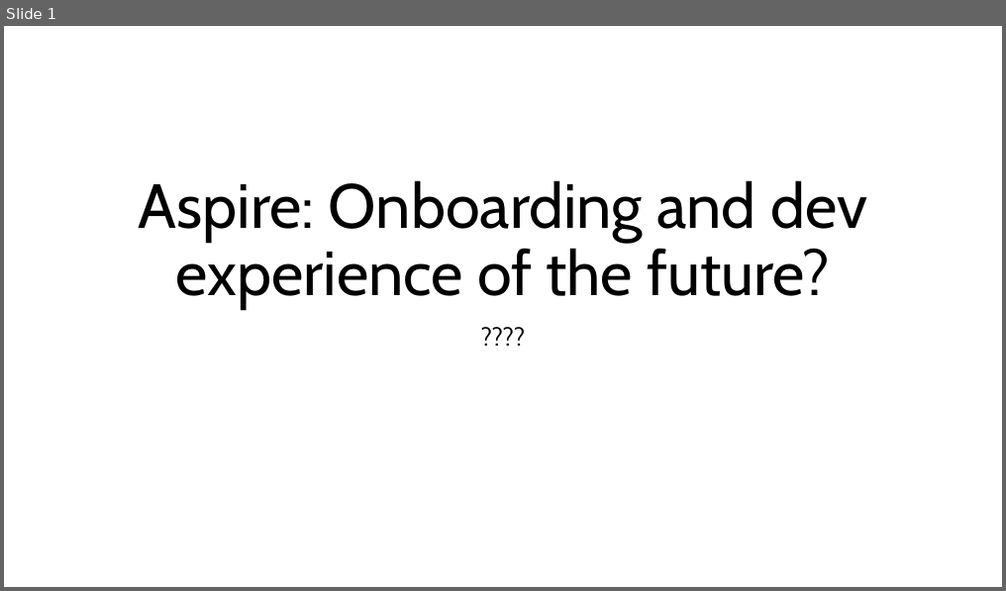
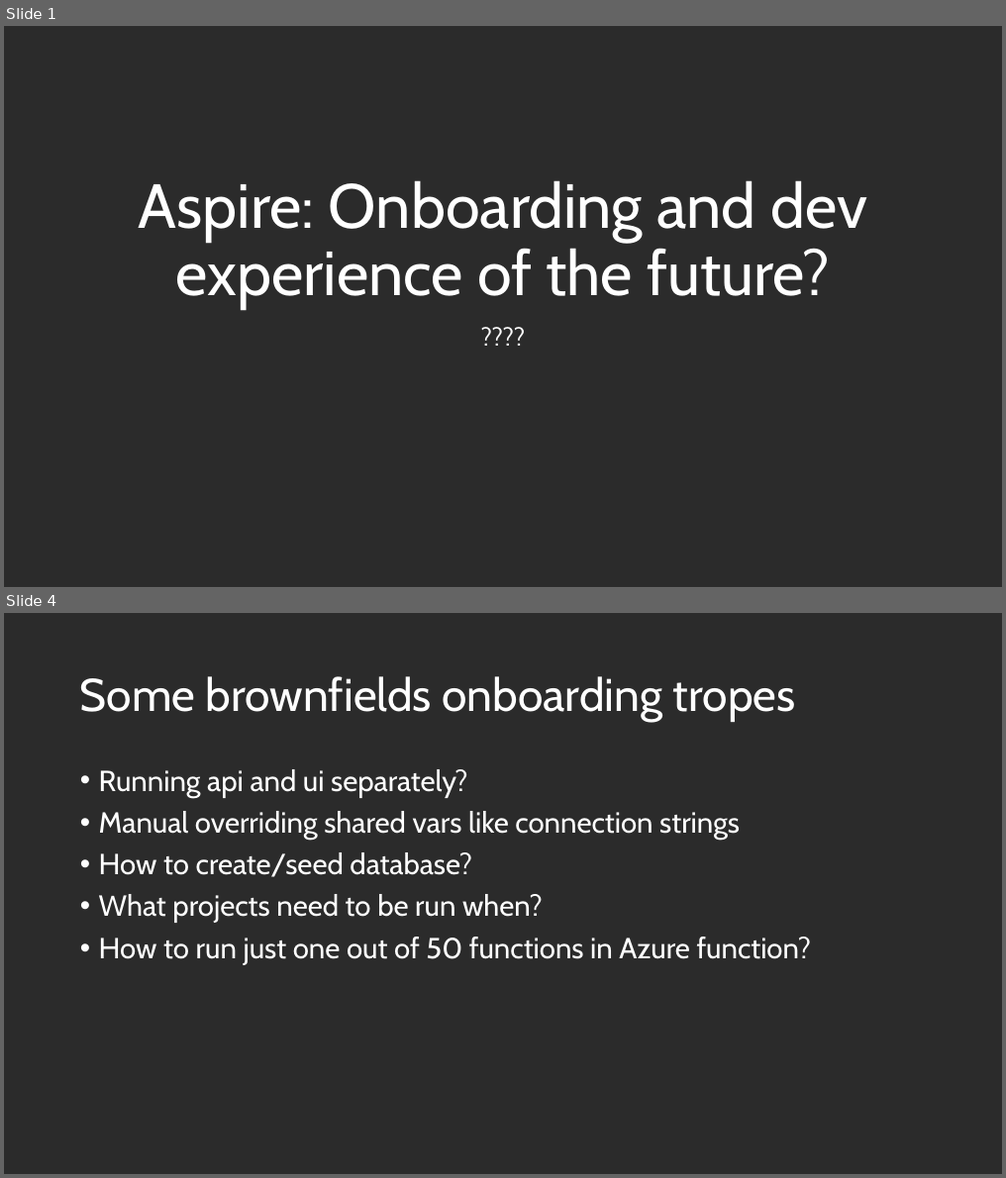
Before and after one commit to KFreon/Aspire-Onboarding-Talk, a slide deck: Aspire.pptx. Shown one above the other, each under a label of ours: slide 1 before the commit, slides 1 and 4 after it; the slides between them are not shown. The pictures are 1006x591 and 1006x1178 pixels, drawn with LibreOffice and Linux fonts; fonts in the diff are those of the drawing; background and template pictures are left out; a plain dark background stands for a picture behind light text. Boxes give left, top, right and bottom in pixels: in the first picture for what was removed or moved away, otherwise in the second. Text is boxed around its words. In the diff, an @@ line names an element or a change of style, - is before the commit and + after.

```diff
--- a/Aspire.pptx
+++ b/Aspire.pptx
@@ slide 4 added at bbox=[4, 613, 1002, 1174], background picture (left out) @@
@@ title added at bbox=[80, 676, 796, 722], 44 pt, text #FFFFFF @@
+Some brownfields onboarding tropes
@@ text added at bbox=[99, 769, 812, 965], 28 pt, text #FFFFFF @@
+• Running api and ui separately?
+• Manual overriding shared vars like connection strings
+• How to create/seed database?
+• What projects need to be run when?
+• How to run just one out of 50 functions in Azure function?
@@ slide 1 changed as well @@
@@ background #FFFFFF to picture (left out) @@
@@ title "Aspire: Onboarding and dev experience ..." at bbox=[139, 180, 867, 310]: text colour #000000 to #FFFFFF @@
@@ subtitle "????" at bbox=[129, 321, 877, 457]: text colour #000000 to #FFFFFF @@
```
Also in this commit, not shown: 8 other slides added.
